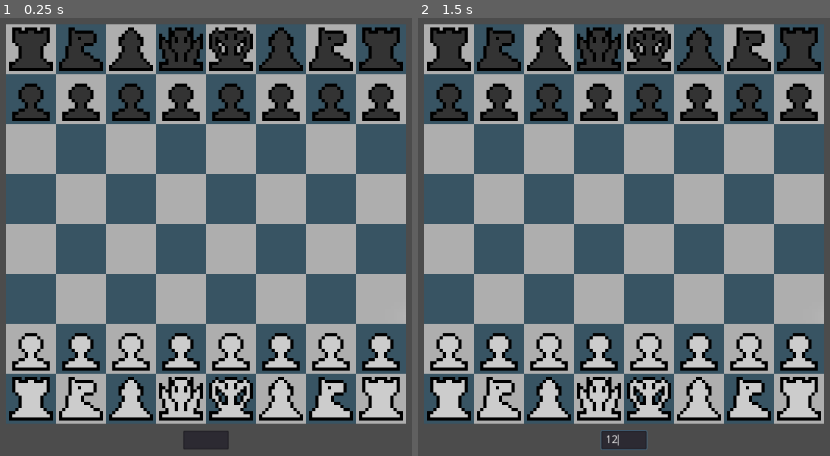
Above: before the commit, frames 1-2 (left to right).
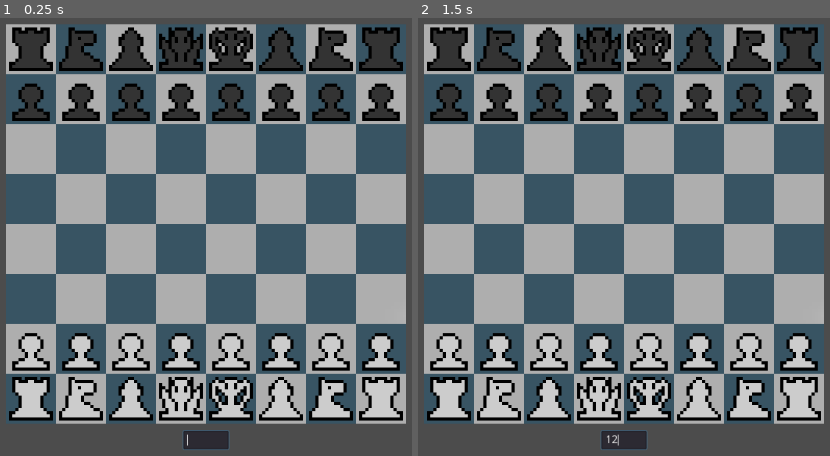
Above: after the commit, the same moments.

Repository: sbacon-/gdScript-chess
Game: Godot game, scene res://Main.tscn
Two runs of this game, one before a commit and one after it. Both use one fixed random seed, a clock stepped at 60 frames per second and the inputs below.
Inputs (mouse positions are in pixels of both pictures, inside the frame that each line leads up to):
- Up to frame 1 (0.25 s): no input
- Up to frame 2 (1.5 s): click (624, 438) at 0.52 s; type "12" at 0.6 s; tap Enter at 1.25 s; move the mouse to (450, 48) at 1.27 s; click (450, 48) at 1.42 s

The runs differ from the first frame. In frame 1, less than 0.1% of the frame differs, in the area x 44-56%, y 94-99%; in frame 2, nothing differs.

Commit message:
Reworked Parse Move disabled castling into through or out of check

Diff:
--- a/GlobalVars.gd
+++ b/GlobalVars.gd
@@ -98,6 +98,23 @@
 		for p in pieces:
 			if (p.getColor() != piece.getColor() and p.occupiedSquare != m):
 				opponentsMoves+=p.calculateLegalMoves(true)
+		if(m == "0-0"):
+			piece.occupiedSquare = currentSquare;
+			var castleCheck = [\
+			"e"+currentSquare[1],"f"+currentSquare[1],"g"+currentSquare[1]]
+			print(castleCheck)
+			if(!isKingInCheck(castleCheck,piece.getColor())):
+				newmoves.push_back(m)
+			piece.occupiedSquare = m
+			continue;
+		if(m == "0-0-0"):
+			piece.occupiedSquare = currentSquare;
+			var castleCheck = [\
+			"e"+currentSquare[1],"d"+currentSquare[1],"c"+currentSquare[1]]
+			if(!isKingInCheck(castleCheck,piece.getColor())):
+				newmoves.push_back(m)
+			piece.occupiedSquare = m
+			continue;
 		if(!isKingInCheck(opponentsMoves,piece.getColor())):
 			newmoves.push_back(m)
 	piece.occupiedSquare = currentSquare;
--- a/Main.gd
+++ b/Main.gd
@@ -4,6 +4,7 @@
 
 func _ready():
 	setupBoard("rnbqkbnr/pppppppp/8/8/8/8/PPPPPPPP/RNBQKBNR")
+	$Camera2D/MoveInput.grab_focus()
 
 func setupBoard(fen):
 	GlobalVars.parseFEN(fen);
@@ -32,16 +33,12 @@
 		if(pType.length()==2): identifier = pType[1]
 	var candidates = []
 	for p in GlobalVars.pieces:
-		if(p.getPieceType()==pieceType and p.getColor()==activePlayer and (p.calculateLegalMoves(false).find(coordinates)!=-1)):
-			candidates.push_back(p)
-	print(candidates)
-	if (identifier != ""):
-		var newCandidates = []
-		for c in candidates:
-			print(c.occupiedSquare)
-			if(c.occupiedSquare[0] == identifier or c.occupiedSquare[1] == identifier):
-				newCandidates.push_back(c)
-		candidates = newCandidates
+		if p.getPieceType()==pieceType and p.getColor()==activePlayer\
+		and p.calculateLegalMoves(false).find(coordinates) != -1:
+			if(identifier==""):
+				candidates.push_back(p)
+			elif(p.occupiedSquare[0]==identifier or p.occupiedSquare[1]==identifier):
+				candidates.push_back(p)
 	if (candidates.size()==1):
 		candidates[0].targetSquare = coordinates
 		$Camera2D/MoveInput.clear()
